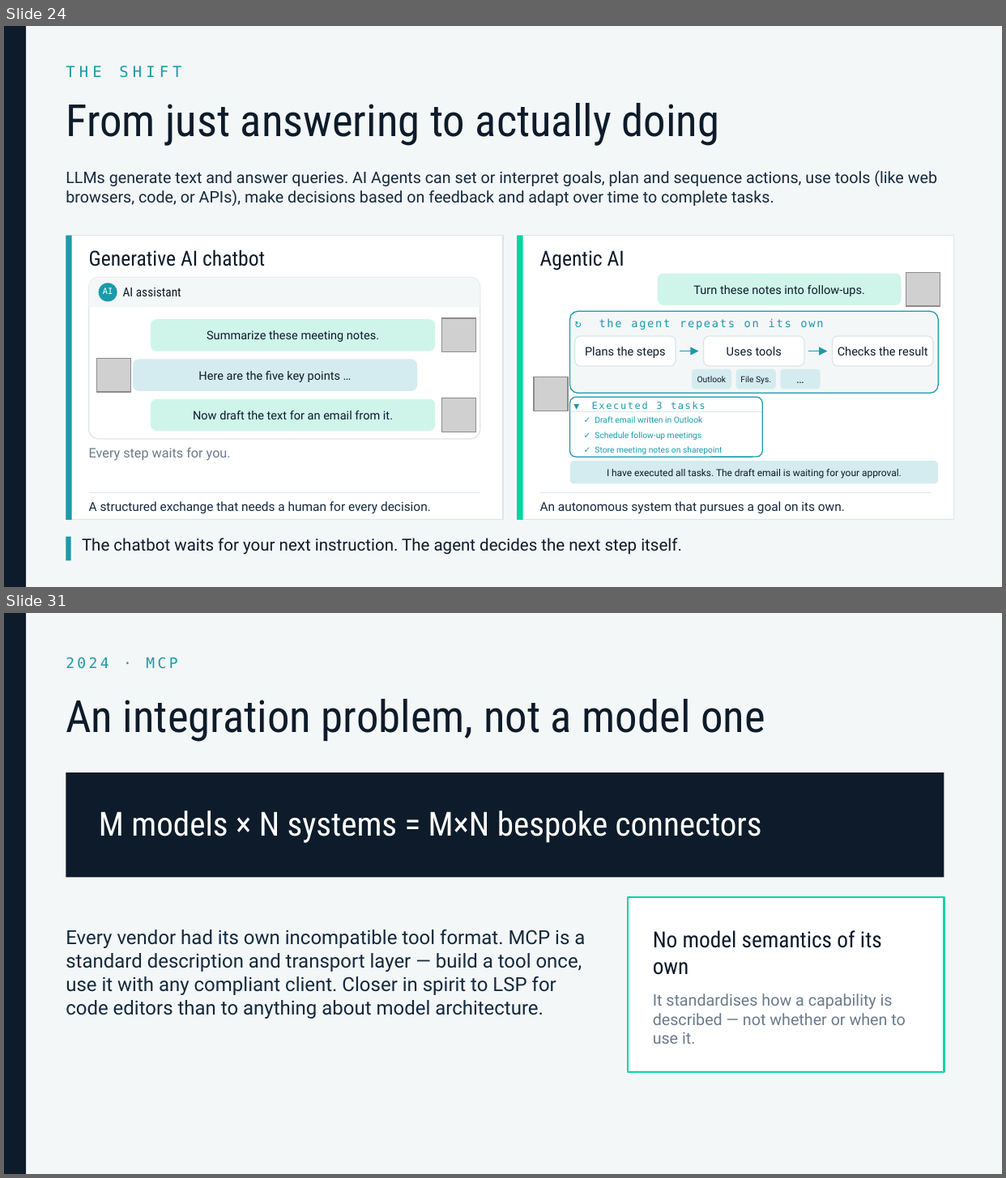
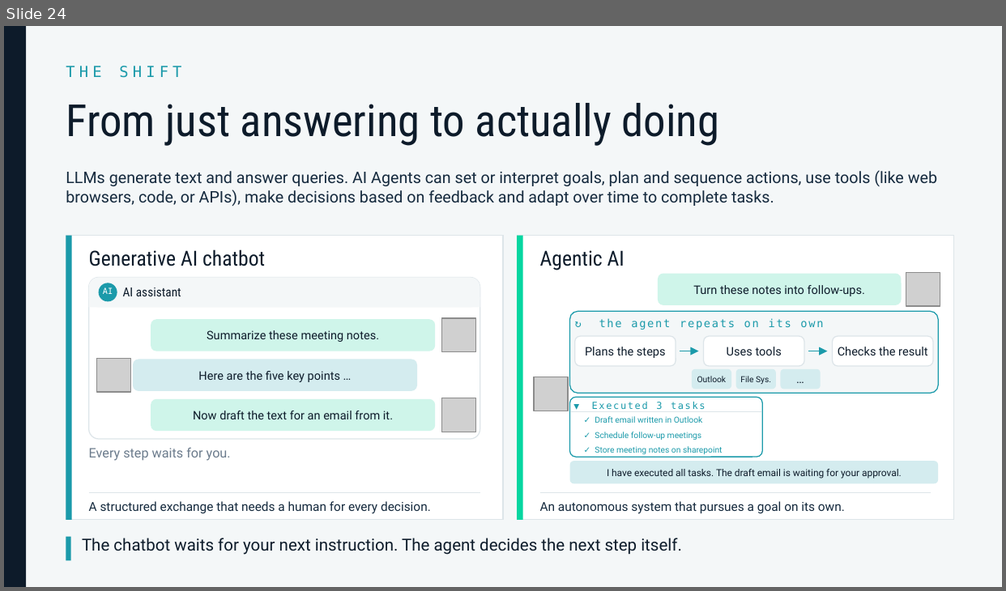
Before and after one commit to lukasroedl/ai-terminology-hell, a slide deck: ai-terminology-hell.pptx. Shown one above the other, each under a label of ours: slides 24 and 31 before the commit, slide 24 after it; the slides between them are not shown. The pictures are 1006x1178 and 1006x591 pixels, drawn with LibreOffice and Linux fonts; fonts in the diff are those of the drawing; grey boxes stand for pictures. Boxes give left, top, right and bottom in pixels: in the first picture for what was removed or moved away, otherwise in the second. Text is boxed around its words. In the diff, an @@ line names an element or a change of style, - is before the commit and + after.

```diff
--- a/ai-terminology-hell.pptx
+++ b/ai-terminology-hell.pptx
@@ slide 31 removed at (4,613,1002,1174), background #F4F7F8 @@
@@ rectangle removed at (4,613,26,1174) @@
@@ text removed at (66,657,177,669) @@
-2024 · MCP
@@ text removed at (66,699,765,742) @@
-An integration problem, not a model one
@@ rectangle removed at (66,773,944,877) @@
@@ text removed at (99,811,762,843) @@
-M models × N systems = M×N bespoke connectors
@@ rectangle removed at (628,897,944,1072) @@
@@ text removed at (66,929,585,1019) @@
-Every vendor had its own incompatible tool format. MCP is a standard description and transport layer — build a tool once, use it with any compliant client. Closer in spirit to LSP for code editors than to anything about model architecture.
@@ text removed at (653,931,882,975) @@
-No model semantics of its own
@@ text removed at (653,994,905,1044) @@
-It standardises how a capability is described — not whether or when to use it.
```
Also in this commit, not shown: 4 slides changed, 11 slides added, 8 other slides removed, 20 other files.
